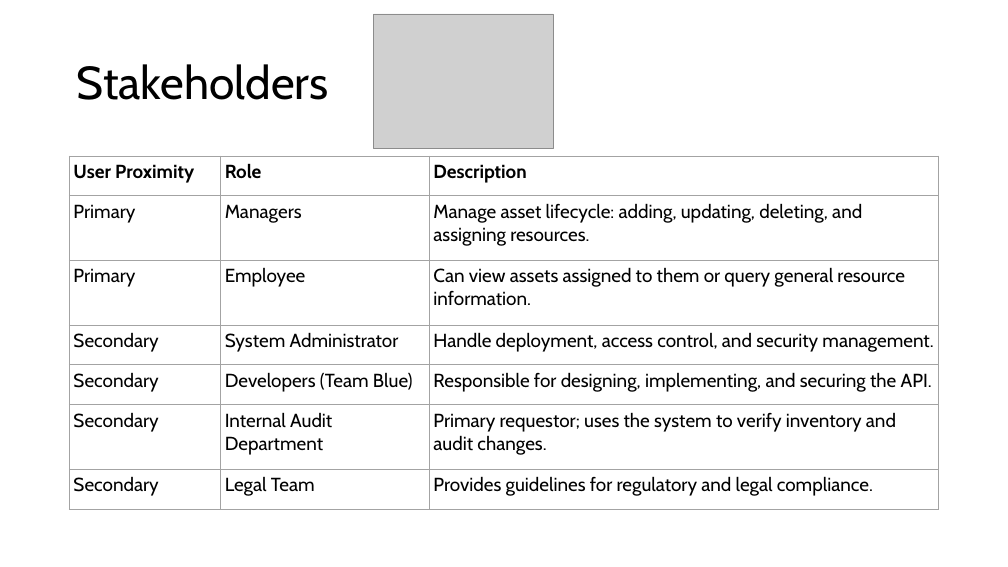
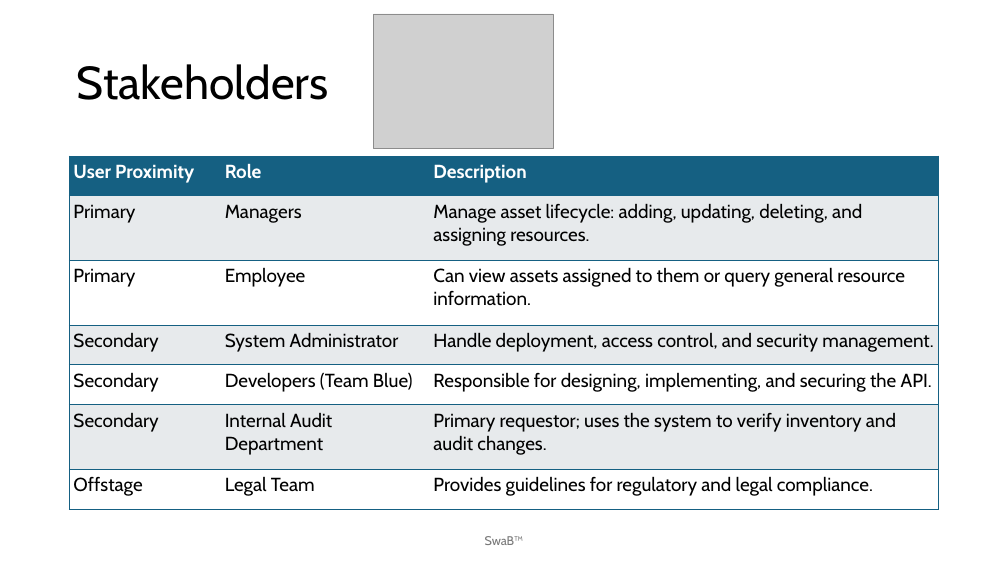
Before and after one commit to cwarstler24/NextGenTeamBlue, a slide deck: slide 16 of Documentation/Vision Document PowerPoint.pptx (slide 12 before the commit). Drawn at 1008x567 pixels with LibreOffice and Linux fonts; fonts in the diff are those of the drawing; grey boxes stand for pictures. Boxes give left, top, right and bottom in pixels: in the first picture for what was removed or moved away, otherwise in the second. Text is boxed around its words. In the diff, an @@ line names an element or a change of style, - is before the commit and + after.

```diff
--- a/Documentation/Vision Document PowerPoint.pptx
+++ b/Documentation/Vision Document PowerPoint.pptx
@@ table at [70,156,939,537] @@
-row 7, column 1: Secondary
+row 7, column 1: Offstage
@@ fill none to #156082 in row 1 @@
@@ fill none to #E8EAED in 9 cells @@
@@ fill none to #FFFFFF in 9 cells @@
@@ text colour #000000 to #FFFFFF in "User Proximity", "Role", "Description" @@
@@ borders changed @@
@@ text added at [485,536,524,545], 12 pt, text #797979 @@
+SwaB™
```
Also in this commit, not shown: 12 other slides changed, 5 slides added, 1 slide removed, 2 other files.
